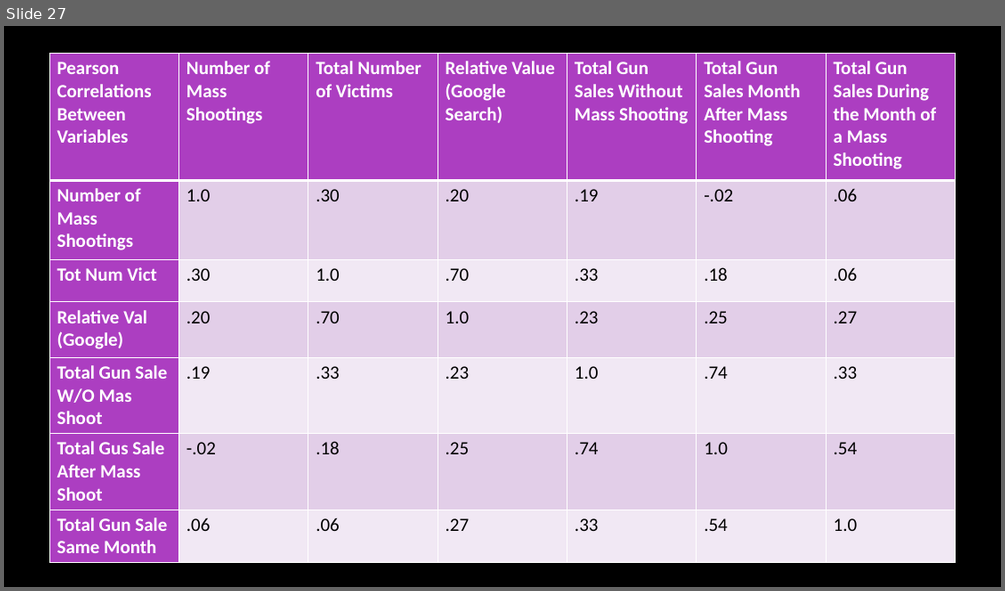
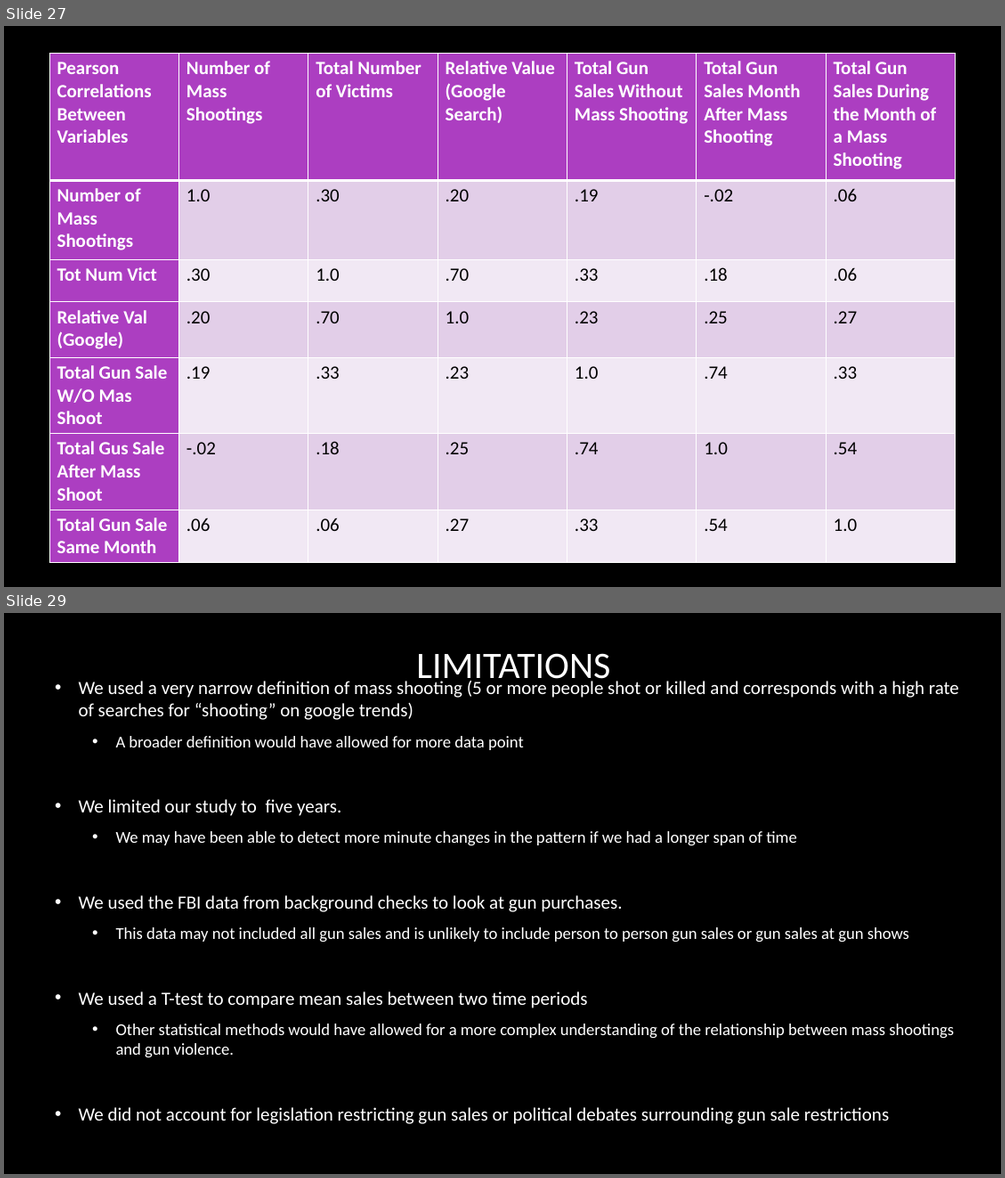
Before and after one commit to tmartinez52/Driving-Gun-Sales, a slide deck: Data Merged/Mass Shooting and Gun purchases in U.S.A .pptx. Shown one above the other, each under a label of ours: slide 27 before the commit, slides 27 and 29 after it; the slides between them are not shown. The pictures are 1005x591 and 1005x1178 pixels, drawn with LibreOffice and Linux fonts; fonts in the diff are those of the drawing; background and template pictures are left out. Boxes give left, top, right and bottom in pixels: in the first picture for what was removed or moved away, otherwise in the second. Text is boxed around its words. In the diff, an @@ line names an element or a change of style, - is before the commit and + after.

```diff
--- a/Data Merged/Mass Shooting and Gun purchases in U.S.A .pptx
+++ b/Data Merged/Mass Shooting and Gun purchases in U.S.A .pptx
@@ slide 29 added at (4,613,1001,1174), background picture (left out) @@
@@ title added at (416,653,610,688), 36 pt, text #FFFFFF @@
+LIMITATIONS
@@ text added at (79,678,959,1124), 18 pt, text #FFFFFF @@
+• We used a very narrow definition of mass shooting (5 or more people shot or killed and corresponds with a high rate of searches for “shooting” on google trends)
+  • A broader definition would have allowed for more data point
+• We limited our study to five years.
+  • We may have been able to detect more minute changes in the pattern if we had a longer span of time
+• We used the FBI data from background checks to look at gun purchases.
+  • This data may not included all gun sales and is unlikely to include person to person gun sales or gun sales at gun shows
+• We used a T-test to compare mean sales between two time periods
+  • Other statistical methods would have allowed for a more complex understanding of the relationship between mass shootings and gun violence.
+• We did not account for legislation restricting gun sales or political debates surrounding gun sale restrictions
```
Also in this commit, not shown: 1 other slide added, 1 slide removed, 7 other files.
